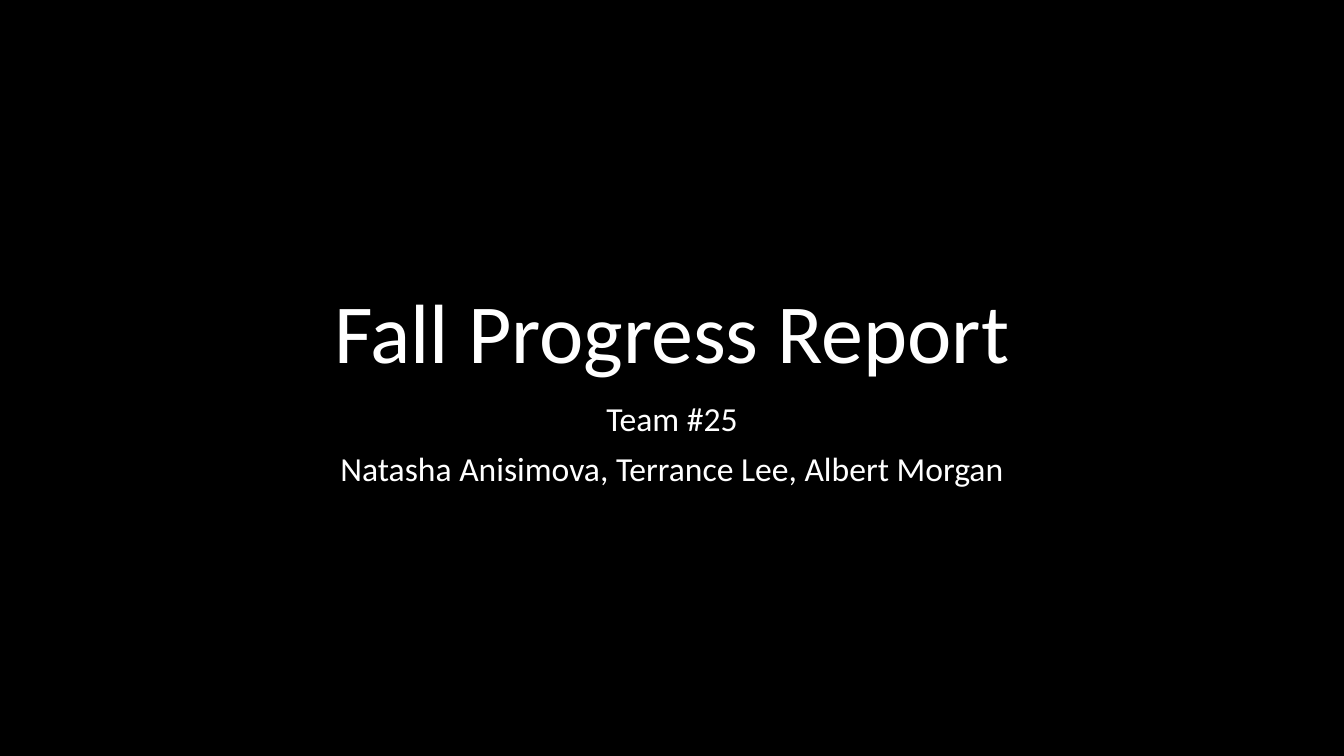
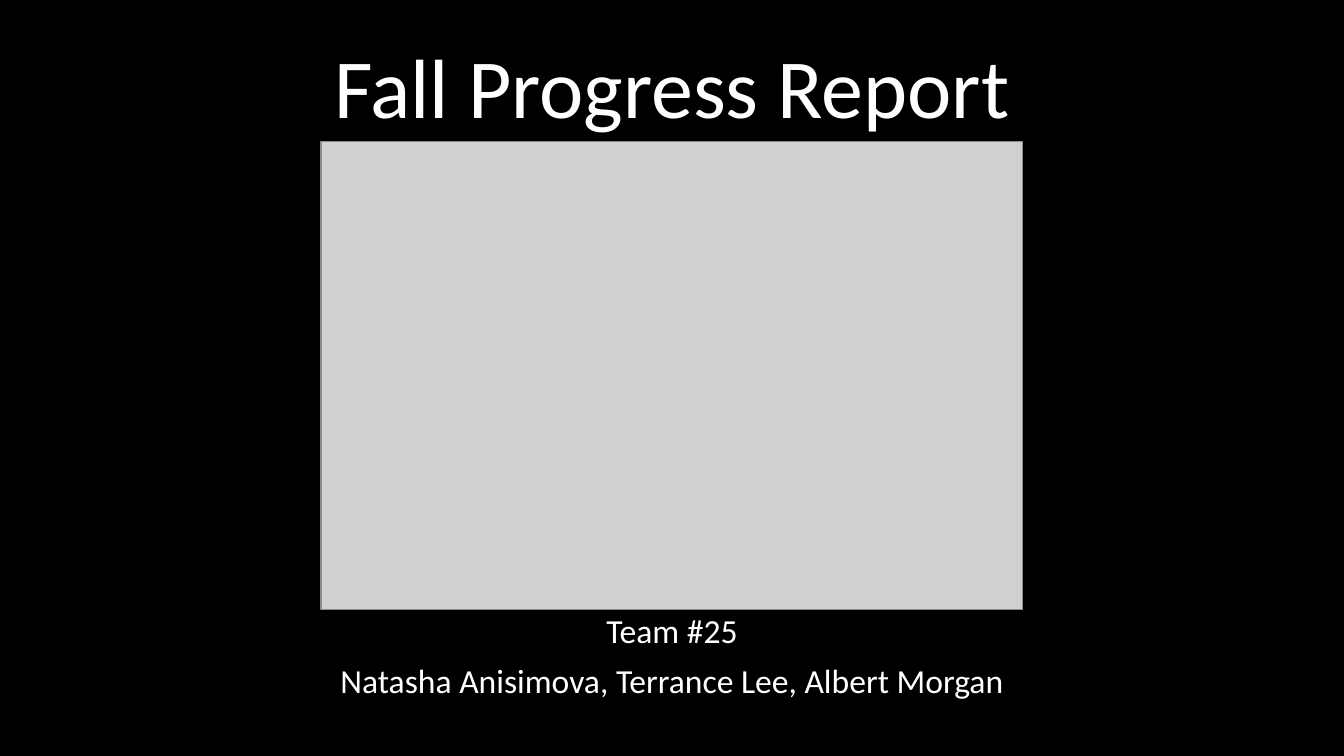
Before and after one commit to 100k-rocketry/groundstation, a slide deck: slide 1 of doc/presentations/FallProgressReport.pptx. Drawn at 1344x756 pixels with LibreOffice and Linux fonts; fonts in the diff are those of the drawing; grey boxes stand for pictures. Boxes give left, top, right and bottom in pixels: in the first picture for what was removed or moved away, otherwise in the second. Text is boxed around its words. In the diff, an @@ line names an element or a change of style, - is before the commit and + after.

Commit message:
changed title slide

```diff
--- a/doc/presentations/FallProgressReport.pptx
+++ b/doc/presentations/FallProgressReport.pptx
@@ title "Fall Progress Report": place and size @@
-title "Fall Progress Report" at box(334, 304, 1010, 378)
+title "Fall Progress Report" at box(334, 59, 1010, 133)
@@ picture added at box(322, 141, 1023, 609) @@
@@ subtitle "Team #25": place and size @@
-subtitle "Team #25" at box(340, 408, 1004, 487)
+subtitle "Team #25" at box(340, 620, 1004, 699)
```
